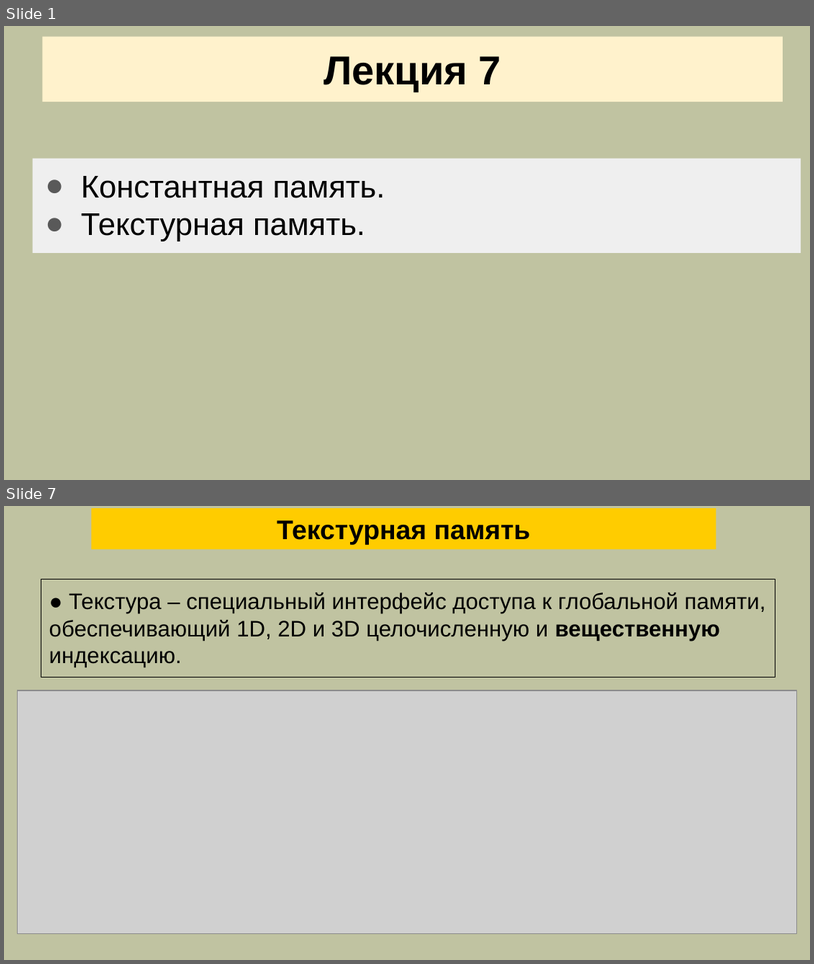
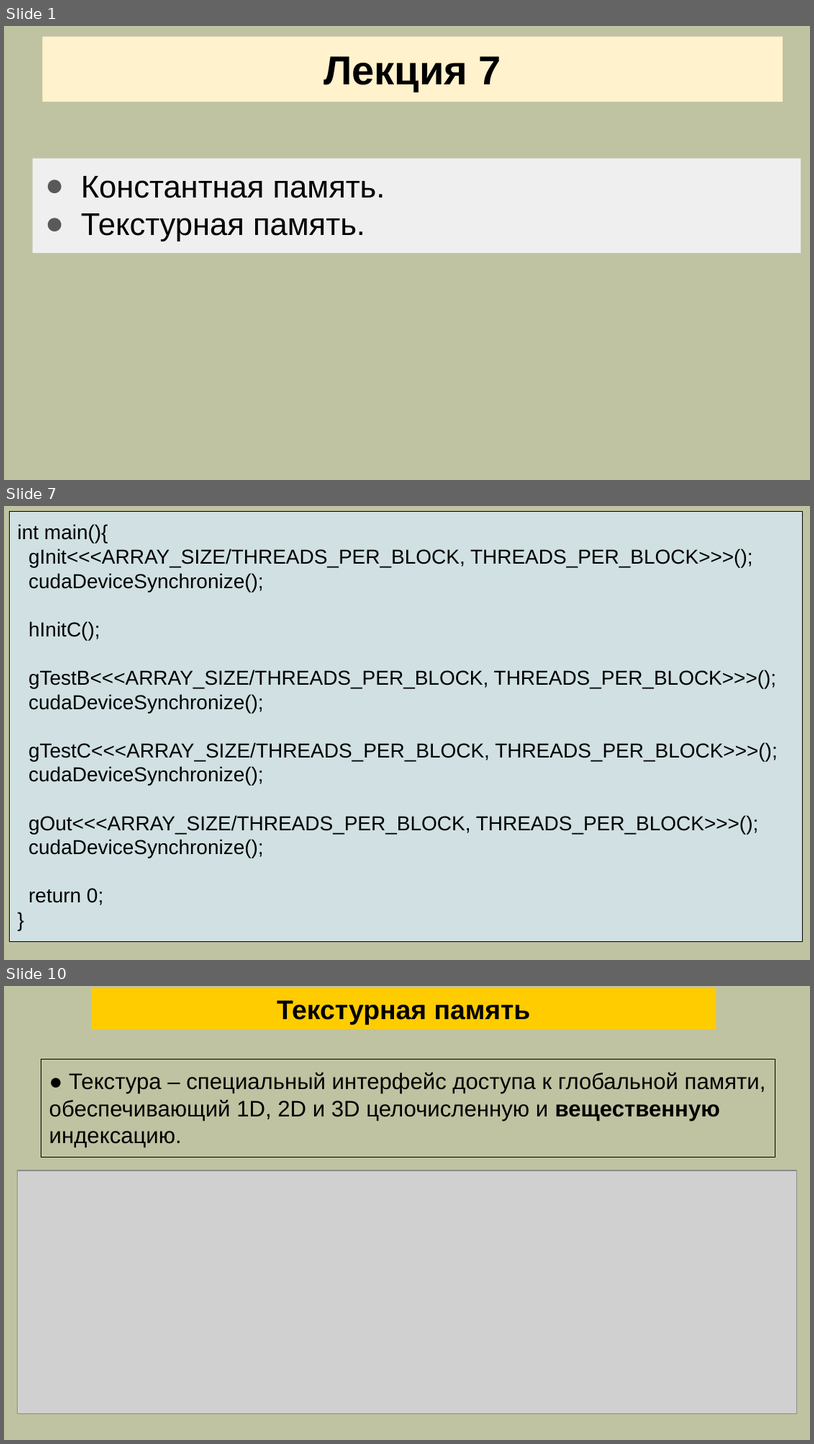
Before and after one commit to mlkv52/sibsutis_cuda_bachelors-2025, a slide deck: Лекции/pptx/Лекция7-ПГП-2025.pptx. Shown one above the other, each under a label of ours: slides 1 and 7 before the commit, slides 1, 7 and 10 after it; the slides between them are not shown. The pictures are 814x964 and 814x1444 pixels, drawn with LibreOffice and Linux fonts; fonts in the diff are those of the drawing; grey boxes stand for pictures. Boxes give left, top, right and bottom in pixels: in the first picture for what was removed or moved away, otherwise in the second. Text is boxed around its words. In the diff, an @@ line names an element or a change of style, - is before the commit and + after.

```diff
--- a/Лекции/pptx/Лекция7-ПГП-2025.pptx
+++ b/Лекции/pptx/Лекция7-ПГП-2025.pptx
@@ slide 7 added at [4, 506, 810, 960], background #C0C3A1 @@
@@ rectangle added at [10, 512, 803, 942], fill #D0E0E3, outline #000000 0.75 pt, 18 pt, text #000000 @@
+int main(){
+gInit<<<ARRAY_SIZE/THREADS_PER_BLOCK, THREADS_PER_BLOCK>>>();
+cudaDeviceSynchronize();
+hInitC();
+gTestB<<<ARRAY_SIZE/THREADS_PER_BLOCK, THREADS_PER_BLOCK>>>();
+cudaDeviceSynchronize();
+gTestC<<<ARRAY_SIZE/THREADS_PER_BLOCK, THREADS_PER_BLOCK>>>();
+cudaDeviceSynchronize();
+gOut<<<ARRAY_SIZE/THREADS_PER_BLOCK, THREADS_PER_BLOCK>>>();
+cudaDeviceSynchronize();
+return 0;
+}
@@ what was slide 7 is now slide 10 @@
```
Also in this commit, not shown: 1 slide changed, 6 other slides added, 4 slides removed.
